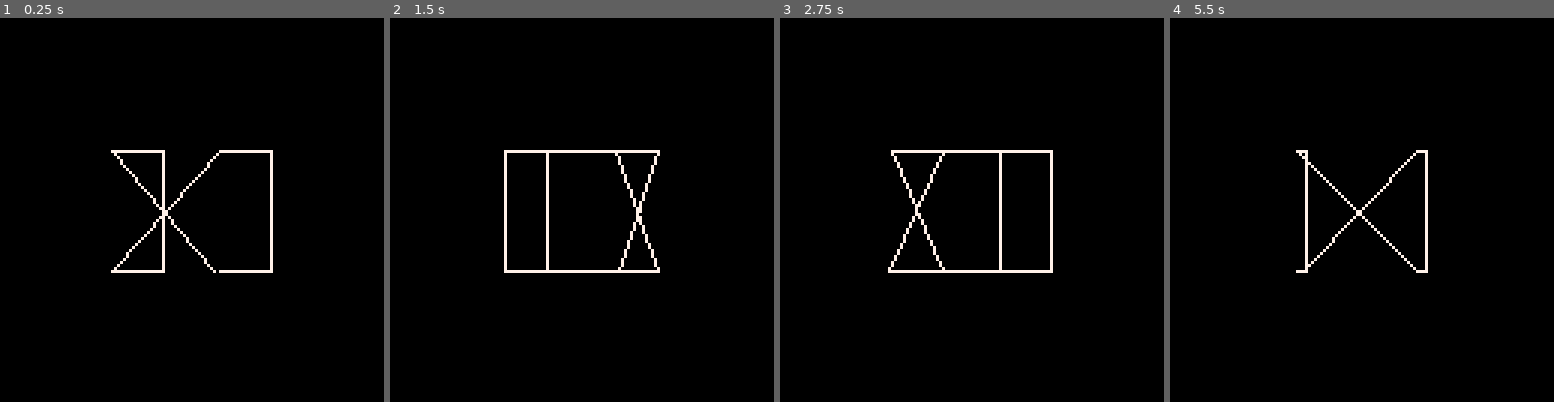
Above: before the commit, frames 1-4 (left to right).
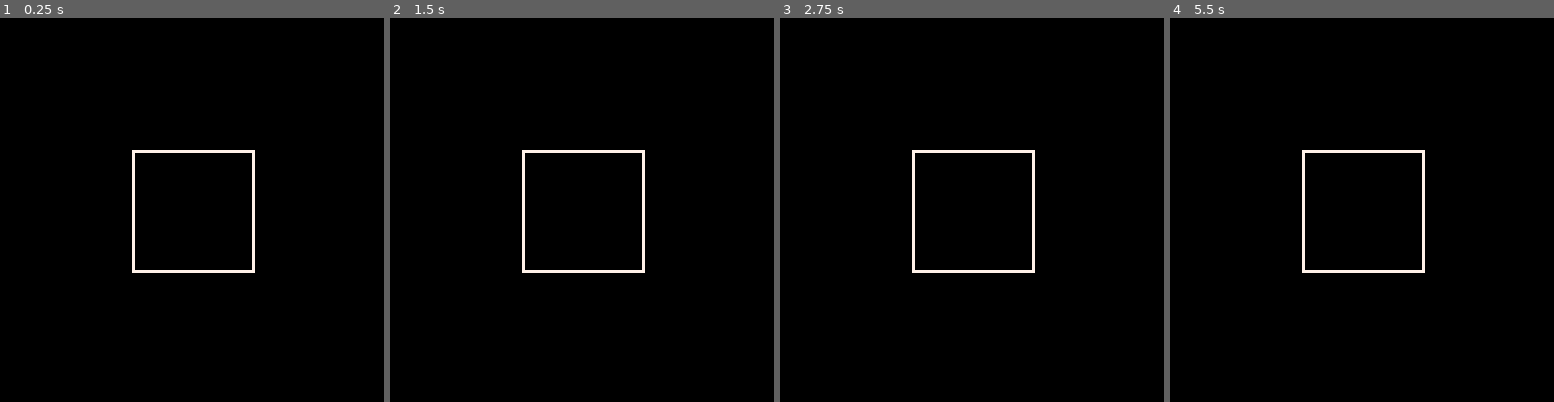
Above: after the commit, the same moments.

Repository: kakardo/Pico-8
Game: PICO-8 cartridge game carts/02 platonic solids viewer/platonic_solids_viewer.p8
Two runs of this game, one before a commit and one after it. Both use one fixed random seed, a clock stepped at 60 frames per second and the inputs below.
Inputs:
- Up to frame 1 (0.25 s): no input
- Up to frame 2 (1.5 s): no input
- Up to frame 3 (2.75 s): no input
- Up to frame 4 (5.5 s): no input

The runs differ from the first frame. In frame 1, 1.8% of the frame differs, in the area x 28-72%, y 34-67%; in frame 2, 1.5%; in frame 3, 1.5%; in frame 4, 1.9%, in the area x 32-68%, y 34-67%.

Commit message:
Great find: you can send multiple returns back!

Diff:
--- a/game carts/02 platonic solids viewer/main.lua
+++ b/game carts/02 platonic solids viewer/main.lua
@@ -26,7 +26,7 @@
 ]]--
 
 -- vertices (8 in a cube)
-cube = { -- Front: -1, Back: +1
+vertices = { -- Front: -1, Back: +1
 	{-1,-1,-1}, {1,-1,-1}, {1,1,-1}, {-1,1,-1},
 	{-1,-1, 1}, {1,-1, 1}, {1,1, 1}, {-1,1, 1}
 }
@@ -37,8 +37,8 @@
   {1,5}, {2,6}, {3,7}, {4,8}  -- bridges
 }
 
-function calc_projection(coordinate, scale, center)
-	return coordinate * scale + center
+function calc_projection(x, y)
+	return x * scale + center_x, y * scale + center_y
 end
 
 
@@ -58,26 +58,19 @@
 function _draw()
 	cls()
 
-	for i = 1, #cube do
-		local vertices = cube[i]
+	for e in all(edges) do
+		alfa = vertices[e[1]]
+		beta = vertices[e[2]]
 
 		-- sin() and cos() angles go from 0 to 360° (0.0 to 1.0)
 		-- example -> 0.25 = 90°, 1.0 = 360°)
-		rotX = vertices[1] * cos(angle) - vertices[3] * sin(angle)
+		rotX = alfa[1] * cos(angle) - alfa[3] * sin(angle)
 
+		pointX1, pointY1 = calc_projection(alfa[1], alfa[2])
+		pointX2, pointY2 = calc_projection(beta[1], beta[2])
 
-
-		for e in all(edges) do
-			alfa = edges[e[1]]
-			beta = edges[e[2]]
-
-			pointX = calc_projection(rotX, scale, center_x)
-			pointY = calc_projection(vertices[2], scale, center_y)
-			--skip Z for now
-
-			line(pointX, pointY, 7)
-			--pset(pointX, pointY, color)
-		end
+		line(pointX1, pointY1, pointX2, pointY2, 7)
+		--pset(pointX, pointY, color)
 	end
 end
 
